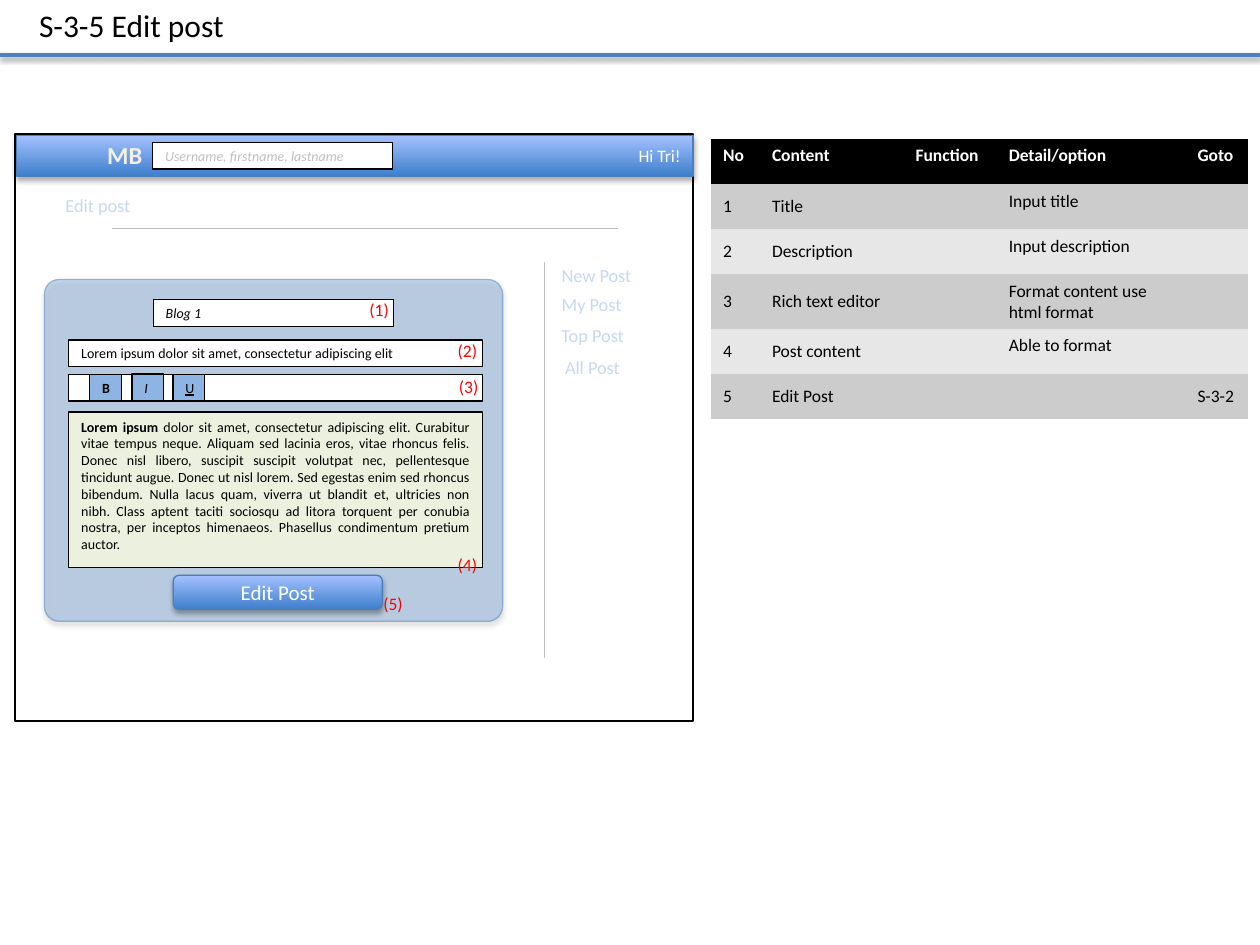
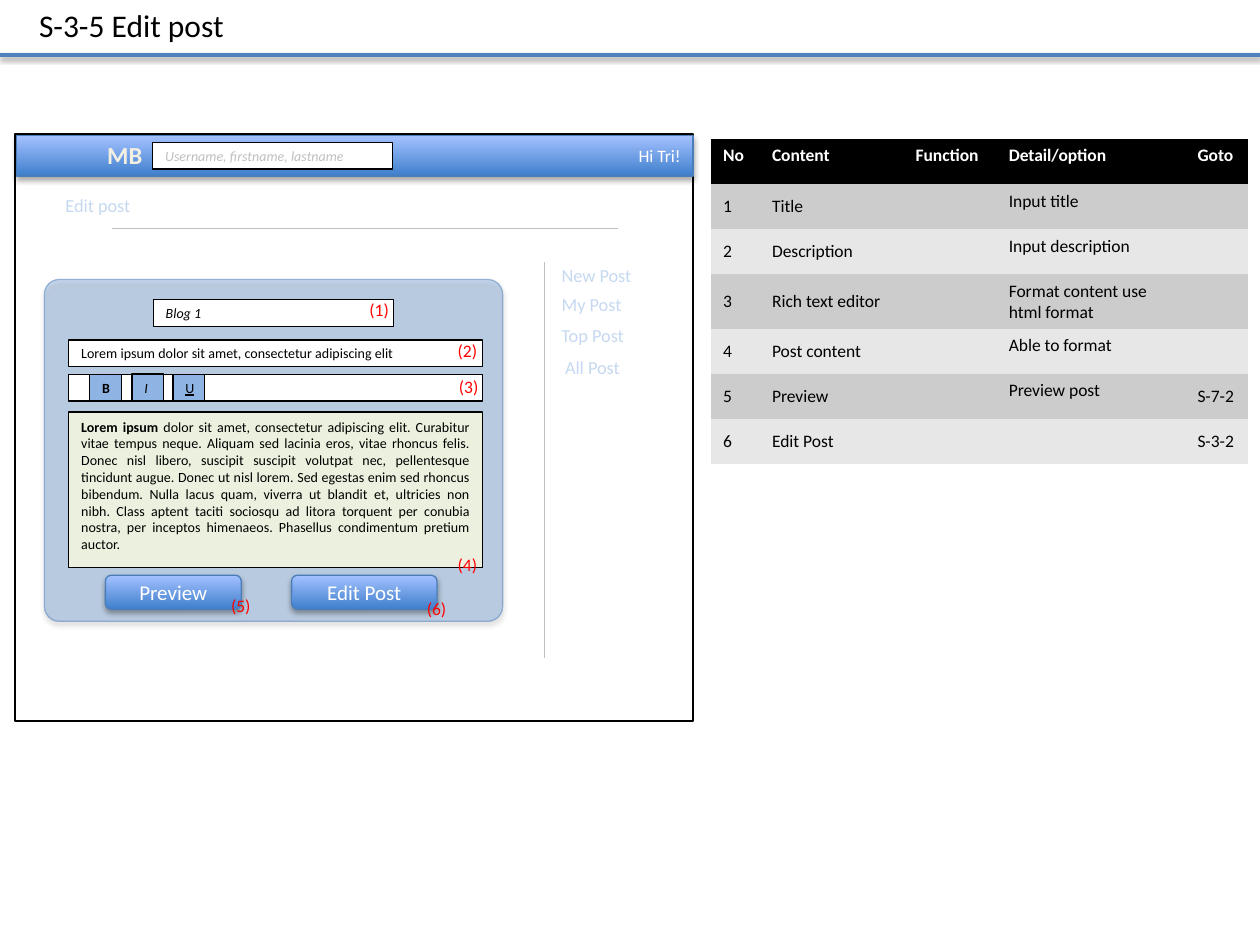
Before and after one commit to Mulodo-Java-Training/miniblog-le.tri, a slide deck: slide 9 of doc/frontend/wireframe/TRN-MiniBlog_WireframeDesign_TRILE.pptx. Drawn at 1260x945 pixels with LibreOffice and Linux fonts; fonts in the diff are those of the drawing; background and template pictures are left out. Boxes give left, top, right and bottom in pixels: in the first picture for what was removed or moved away, otherwise in the second. Text is boxed around its words. In the diff, an @@ line names an element or a change of style, - is before the commit and + after.

Commit message:
Update

```diff
--- a/doc/frontend/wireframe/TRN-MiniBlog_WireframeDesign_TRILE.pptx
+++ b/doc/frontend/wireframe/TRN-MiniBlog_WireframeDesign_TRILE.pptx
@@ table at box(711, 139, 1249, 464) @@
-row 6: 5 | Edit Post |  |  | S-3-2
+row 6: 5 | Preview |  | Preview post | S-7-2
+row 7: 6 | Edit Post |  |  | S-3-2
@@ rounded rectangle added at box(106, 576, 242, 610), fill gradient #3F80CE to #A4C4FF, outline #4B7EBC 0.75 pt, 12 pt, text #FFFFFF @@
+Preview
@@ text "(5)" rewrapped from box(383, 597, 402, 612) to box(231, 598, 250, 617) @@
@@ rounded rectangle "Edit Post": place and size @@
-rounded rectangle "Edit Post" at box(174, 576, 383, 610)
+rounded rectangle "Edit Post" at box(291, 576, 436, 610)
@@ text added at box(427, 601, 446, 620), 10 pt, text #FF0000 @@
+(6)
```
Also in this commit, not shown: 2 other slides changed.
